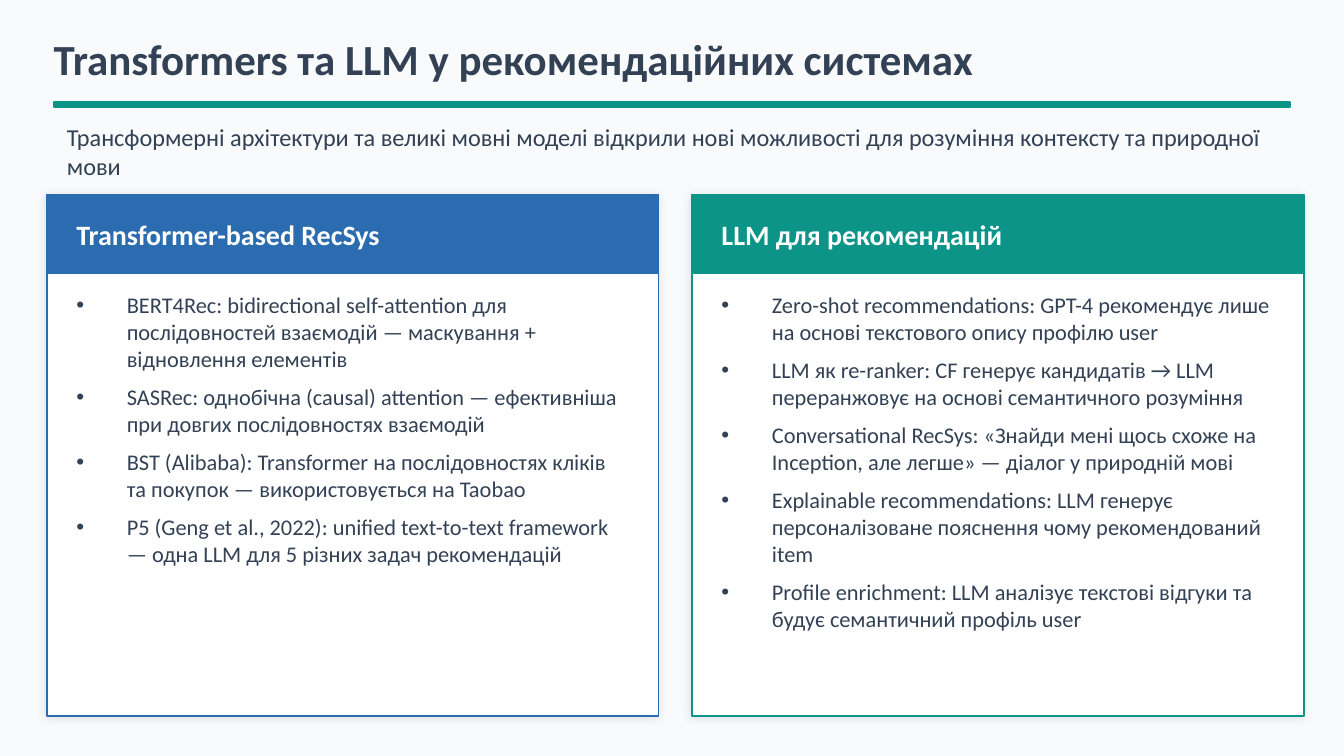
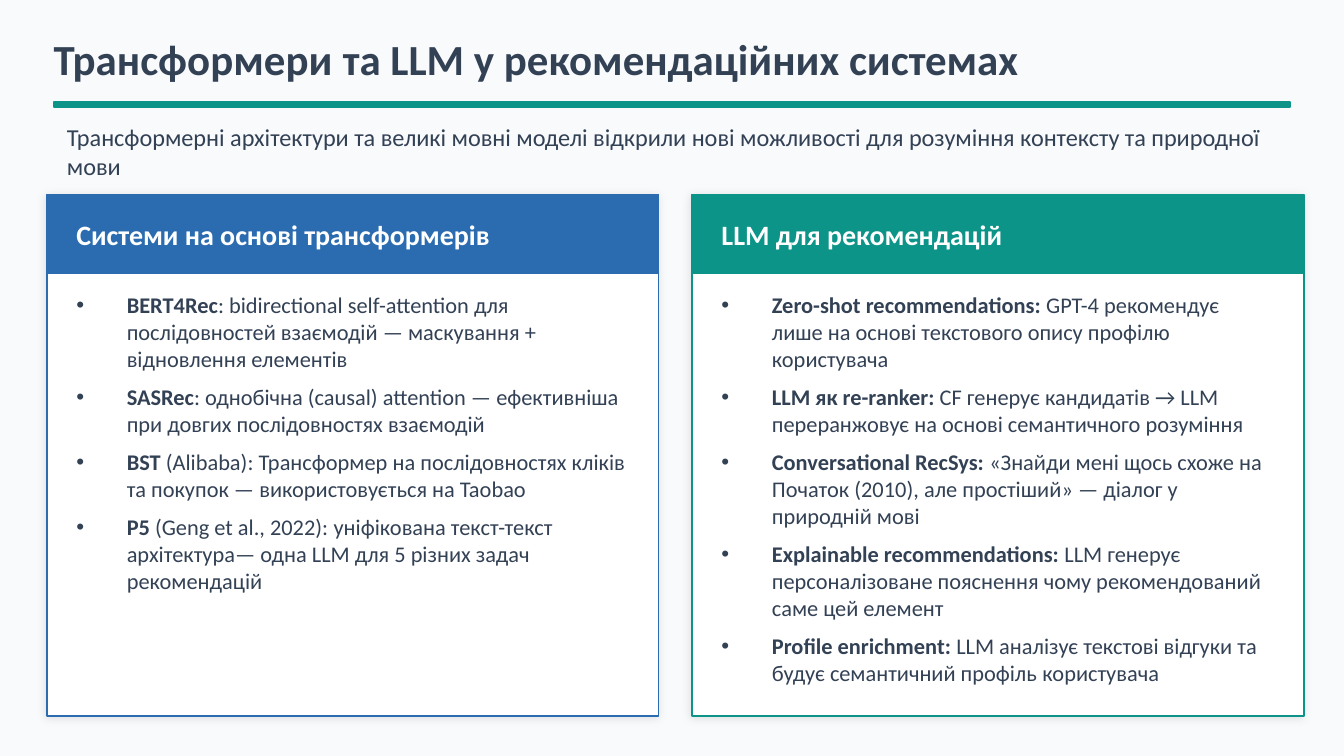
Before and after one commit to BohdanRomaniuk/IAC-Group-Recommender, a slide deck: slide 19 of docs/Presentation - Recommendation Systems. Theoretical Approaches.pptx. Drawn at 1344x756 pixels with LibreOffice and Linux fonts; fonts in the diff are those of the drawing. Boxes give left, top, right and bottom in pixels: in the first picture for what was removed or moved away, otherwise in the second. Text is boxed around its words. In the diff, an @@ line names an element or a change of style, - is before the commit and + after.

```diff
--- a/docs/Presentation - Recommendation Systems. Theoretical Approaches.pptx
+++ b/docs/Presentation - Recommendation Systems. Theoretical Approaches.pptx
@@ text at [54,45,1018,82]: text changed @@
-Transformers та LLM у рекомендаційних системах
+Трансформери та LLM у рекомендаційних системах
@@ text at [76,225,489,250]: text changed @@
-Transformer-based RecSys
+Системи на основі трансформерів
@@ text at [127,297,618,436]: bold on in "BERT4Rec:", "SASRec:" @@
@@ text at [772,297,1219,371]: text changed @@
-• Zero-shot recommendations: GPT-4 рекомендує лише на основі текстового опису профілю user
+• Zero-shot recommendations: GPT-4 рекомендує лише на основі текстового опису профілю користувача
@@ text at [772,389,1244,436]: bold on in "LLM як re-ranker:" @@
@@ text at [127,454,625,593]: text changed @@
-• BST (Alibaba): Transformer на послідовностях кліків та покупок — використовується на Taobao
-• P5 (Geng et al., 2022): unified text-to-text framework — одна LLM для 5 різних задач рекомендацій
+• BST (Alibaba): Трансформер на послідовностях кліків та покупок — використовується на Taobao
+• P5 (Geng et al., 2022): уніфікована текст-текст архітектура— одна LLM для 5 різних задач рекомендацій
@@ text at [772,454,1262,685]: text changed @@
-• Conversational RecSys: «Знайди мені щось схоже на Inception, але легше» — діалог у природній мові
-• Explainable recommendations: LLM генерує персоналізоване пояснення чому рекомендований item
-• Profile enrichment: LLM аналізує текстові відгуки та будує семантичний профіль user
+• Conversational RecSys: «Знайди мені щось схоже на Початок (2010), але простіший» — діалог у природній мові
+• Explainable recommendations: LLM генерує персоналізоване пояснення чому рекомендований саме цей елемент
+• Profile enrichment: LLM аналізує текстові відгуки та будує семантичний профіль користувача
```
Also in this commit, not shown: 13 other slides changed, 3 slides removed, 1 other file.
